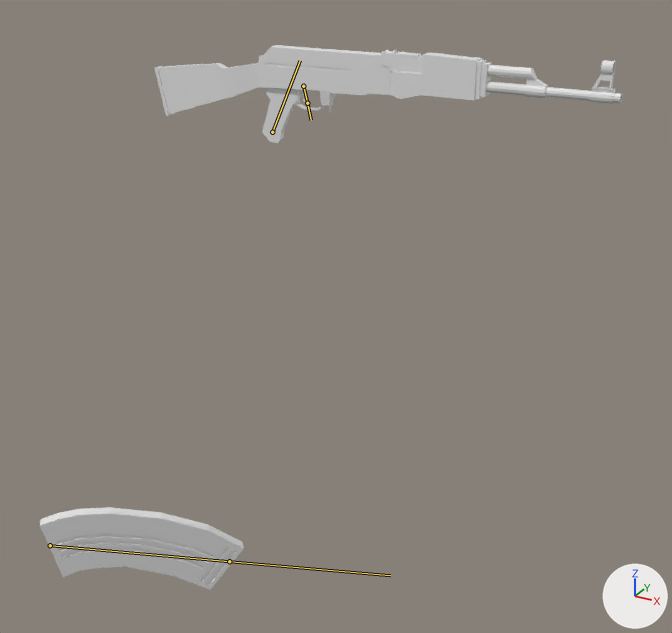
The FBX model Assets/GameAssets/Models/Guns/AK_47/Animation_AK-47.fbx: old version first, new version second.
Both versions are drawn from a 50 mm camera at (0.745, -1.224, 0.291) aimed at (0.256, -0.335, -0.154). Every picture has the same lights, and +X, +Y and +Z are marked at lower right. Both versions are drawn at frame 23 of the action 'AK|AK_Reload'; the numbers are the values there. The bones that bend it are drawn over the model as lines.

Names of what the first picture shows: 'Body.001', 'Body.002', 'Magazine'.
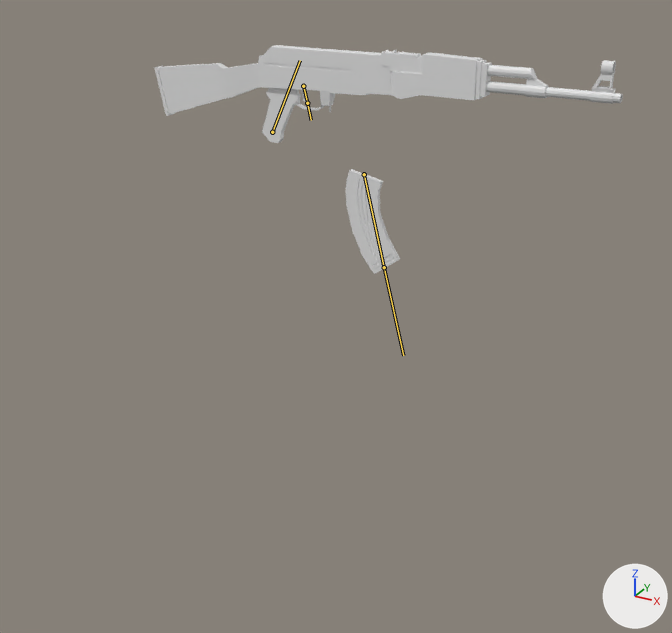
Location of each change, [x1, y1, x2, y2] in pixels of the pictures (672 x 633 px):
'Magazine', posed (73% narrower, 26% taller)
    before: [40, 507, 244, 590]
    after: [346, 169, 400, 274]
bone 'Magazine', root to tip
    before: (50, 545) to (229, 561)
    after: (364, 174) to (384, 267)

The edits, one by one:
Bone 'Magazine' (bone_magazine) moves from (-0.0057, 0.2571, 0.7345) to (0.056, 0.1122, -0.0372).
Bone 'Magazine' (bone_magazine) turns from (40, 170, 48) to (0, -4, -15) degrees about its own x, y and z.
